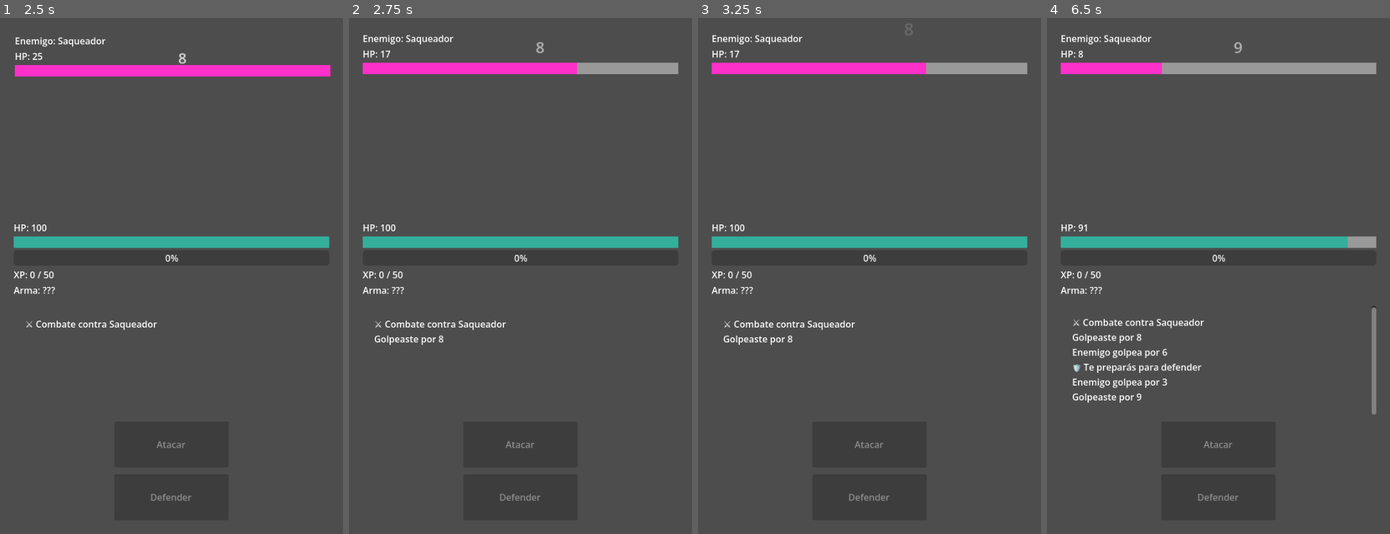
Above: before the commit, frames 1-4 (left to right).
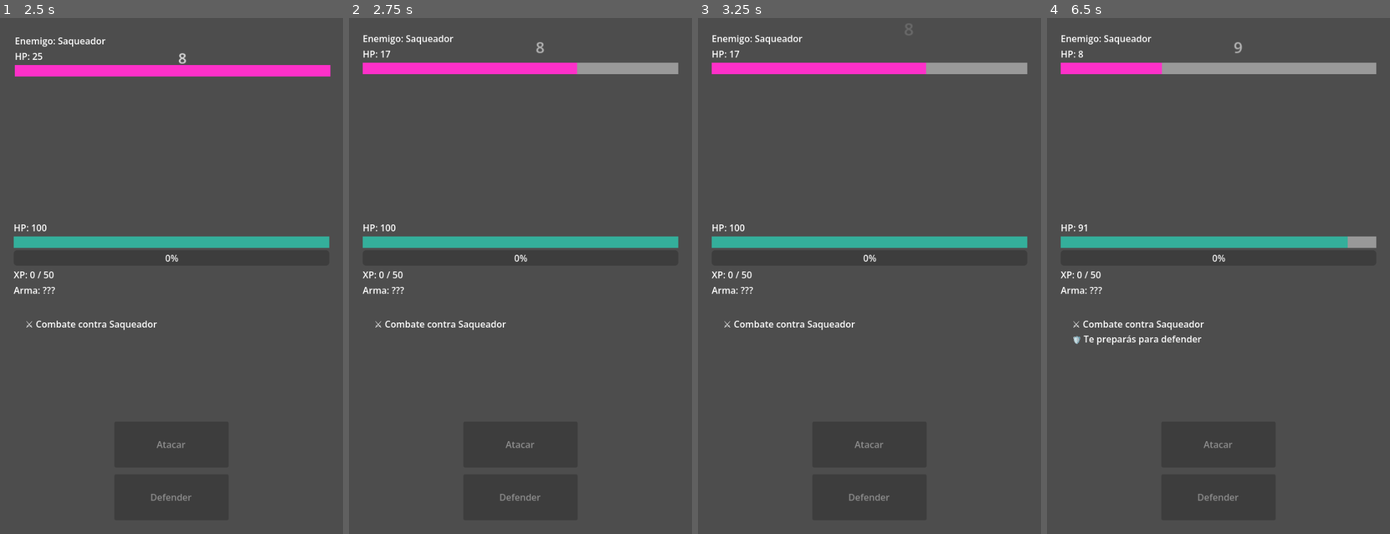
Above: after the commit, the same moments.

Repository: MirandaFrancoCBA/apocalypsheep
Game: Godot game, scene res://scenes/main_menu.tscn
The game is run twice, just before and just after one commit, with the same random seed, the same clock (stepped at 60 frames per second) and the same inputs.
Inputs:
- Up to frame 1 (2.5 s): click "CONTINUAR" at 0.5 s; click "Ciudad destruida (Lv 1-3)" at 1.25 s; click "Atacar" at 2 s
- Up to frame 2 (2.75 s): no input
- Up to frame 3 (3.25 s): no input
- Up to frame 4 (6.5 s): click "Defender" at 4.25 s; tap Enter at 5 s; click "Atacar" at 5.75 s

Frame 1 is identical in both runs. In frame 2, 0.1% of the frame differs, in the area x 7-28%, y 61-64%; in frame 3, 0.1%; in frame 4, 1.8%, in the area x 7-97%, y 55-77%.

Commit message:
Fix: refactoring 1

Diff:
--- a/scripts/ui/combat_screen.gd
+++ b/scripts/ui/combat_screen.gd
@@ -189,7 +189,6 @@
 		add_log("💥 CRÍTICO! " + str(result["damage"]))
 	else:
 		AudioManager.play_sfx("hit")
-		add_log("Golpeaste por " + str(result["damage"]))
 
 
 	_update_ui()
@@ -211,8 +210,6 @@
 	if result["is_crit"]:
 		await _flash(player_container, Color.YELLOW)
 		add_log("⚠️ CRÍTICO enemigo! " + str(result["damage"]))
-	else:
-		add_log("Enemigo golpea por " + str(result["damage"]))
 
 	_update_ui()
 
@@ -262,10 +259,6 @@
 
 	if result["is_crit"]:
 		add_log("⚠️ CRÍTICO enemigo! " + str(result["damage"]))
-	else:
-		add_log("Enemigo golpea por " + str(result["damage"]))
-		if player.is_defending:
-			add_log("🛡️ Parte del daño fue bloqueado")
 
 	_update_ui()
 
